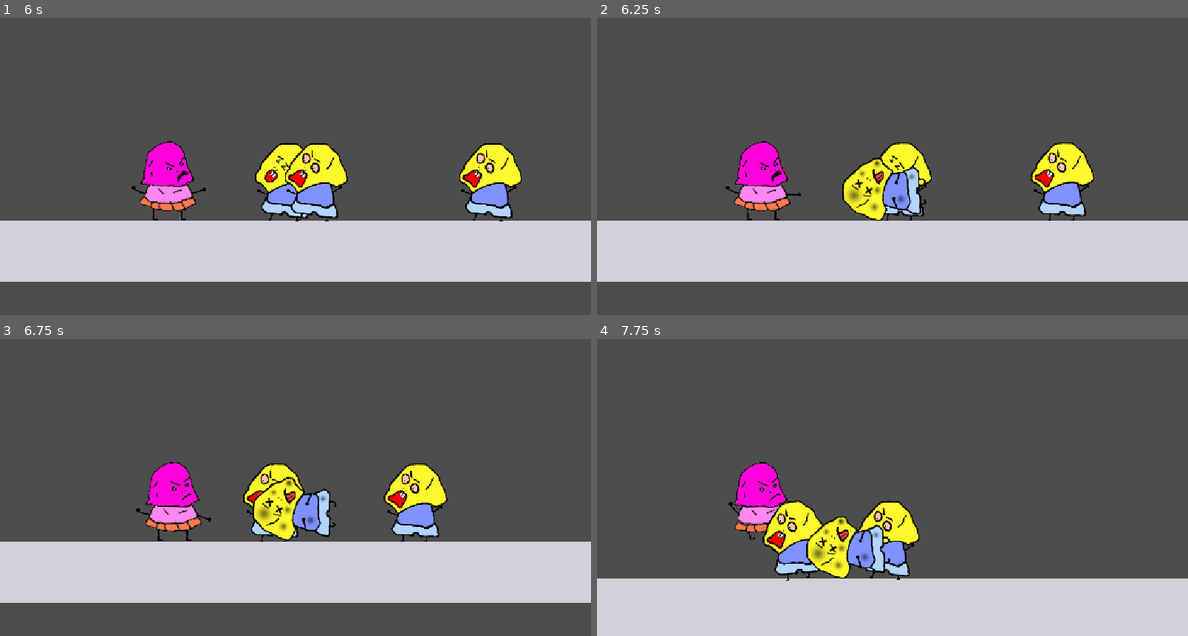
Above: before the commit, frames 1-4 (two rows, left to right).
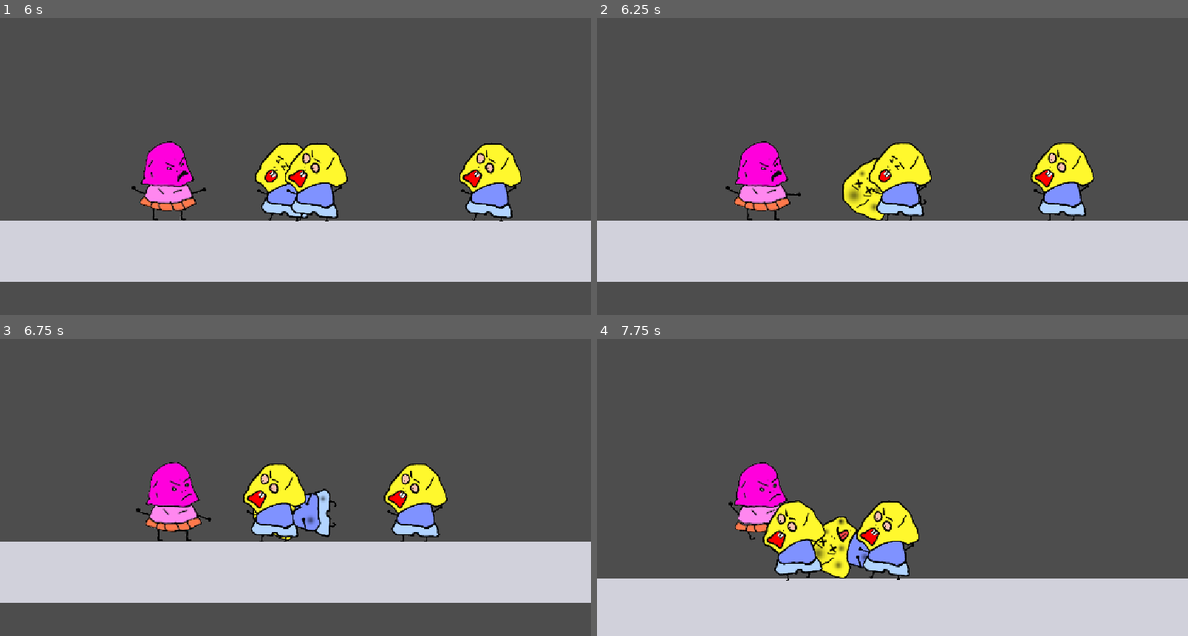
Above: after the commit, the same moments.

Repository: pilum08/For-the-Candy-
Game: Godot game, scene res://main.tscn
Two runs of this game, one before a commit and one after it. Both use one fixed random seed, a clock stepped at 60 frames per second and the inputs below.
Inputs (mouse positions are in pixels of both pictures, inside the frame that each line leads up to):
- Up to frame 1 (6 s): tap Enter at 0.5 s; move the mouse to (265, 216) at 0.52 s; hold D (move_right) 0.53-1.25 s; tap E (interact) every 1.5 s from 0.6 to 5.1 s; click (265, 216) at 0.67 s; tap Space (jump) at 0.77, 1.07, 3.77, 4.07 s; drag from (472, 199) to (177, 225) at 1.27 s; move the mouse to (118, 98) at 2.02 s; hold A (move_left) 2.03-2.75 s; drag from (325, 148) to (384, 205) at 2.77 s; move the mouse to (206, 65) at 3.52 s; hold A (move_left) 3.53-4.25 s; drag from (425, 133) to (206, 65) at 4.27 s; move the mouse to (177, 166) at 5.02 s; hold D (move_right) 5.03-5.75 s; click (177, 166) at 5.17 s; drag from (354, 77) to (525, 187) at 5.77 s
- Up to frame 2 (6.25 s): no input
- Up to frame 3 (6.75 s): move the mouse to (265, 537) at 6.52 s; hold D (move_right) from 6.53 s (still down); tap E (interact) at 6.6 s
- Up to frame 4 (7.75 s): tap Space (jump) at 6.77, 7.07 s; release D (move_right) at 7.25 s; drag from (1069, 520) to (762, 540) at 7.27 s

Frame 1 is identical in both runs. In frame 2, 0.8% of the frame differs, in the area x 46-56%, y 47-67%; in frame 3, 1.0%, in the area x 42-52%, y 46-68%; in frame 4, 0.7%.

Commit message:
«подбор трупа, z-порядок, смерть героя»

Diff:
--- a/Corpse.gd
+++ b/Corpse.gd
@@ -34,6 +34,14 @@
 @export var spin_on_spawn: float = 2.5
 ## Насколько труп кувыркается, когда его бросает игрок (рад/с, в обе стороны).
 @export var throw_spin: float = 3.0
+
+@export_group("Отрисовка")
+## Мировая высота лежащего трупа: его z_index в мире (при z_as_relative = true), пока труп НЕ в
+## руках. Части героя (руки, торс, голова) — z = 0, поэтому -1 = «труп позади Дона» (кисть и ноги
+## героя видны поверх него), а 1 = «труп перед Доном» (труп прикроет и кисть). Задано явно здесь,
+## а не порядком узлов: при равных z порядок решает список детей, и труп оказывался поверх героя
+## только потому, что лежал последним в World, — на это опираться нельзя.
+@export var corpse_world_z: int = -1
 
 @onready var visual: Node2D = $Visual
 @onready var sprite: Sprite2D = $Visual/Sprite
@@ -72,16 +80,16 @@
 ## В руках труп должен выглядеть ровно так же, как на земле, а после броска/опускания — вернуть
 ## этот размер, поэтому он и запоминается, а не берётся из enemy_scale.
 var _saved_global_scale: Vector2 = Vector2.ONE
-## Порядок отрисовки до подбора: z_index, его относительность и «рисоваться за родителем».
-## В руках труп висит в гнезде внутри Visual героя, то есть рисуется деталью его группы, а на
-## земле порядок задаётся этими тремя значениями плюс местом в списке детей родителя — все
-## четыре и возвращаем, чтобы лежащий труп рисовался ровно так же, как до подбора.
-var _saved_z_index: int = 0
+## Отрисовка «как в сцене»: относительность z и «рисоваться за родителем». Снимок делает
+## save_z() (при старте и при подборе), возврат — restore_z(). Сам z в мире НЕ снимок, а явное
+## правило corpse_world_z (см. @export выше): лежащий труп — позади героя, независимо от того,
+## каким по счёту он лежит в World.
 var _saved_z_relative: bool = true
 var _saved_show_behind_parent: bool = false
 ## Место трупа в списке детей родителя до подбора. reparent() кладёт узел в КОНЕЦ списка, а в 2D
-## порядок рисования — это и есть порядок списка, поэтому без этого труп после броска/опускания
-## рисовался бы поверх того, поверх чего он не рисовался.
+## порядок рисования — это и есть порядок списка: возвращаем труп на прежнее место, чтобы не
+## поехал порядок СРЕДИ ТРУПОВ (у всех один и тот же corpse_world_z). На то, кто выше — труп или
+## герой, этот индекс не влияет: это решает corpse_world_z.
 var _saved_home_index: int = -1
 ## Есть ли что возвращать: true от подбора до restore_physics(). Без подбора возвращать нечего —
 ## иначе труп, которого никто не брал, получил бы чужие (нулевые) слои и маски.
@@ -90,6 +98,8 @@
 
 func _ready() -> void:
 	sprite.texture_filter = CanvasItem.TEXTURE_FILTER_NEAREST
+	save_z()      # «как в сцене»: относительность z и «рисоваться за родителем»
+	restore_z()   # и мировой z по явному правилу corpse_world_z (труп на земле — позади героя)
 	_apply_scale()
 
 
@@ -117,9 +127,7 @@
 	_saved_layer = collision_layer
 	_saved_mask = collision_mask
 	_saved_mirror = _mirror
-	_saved_z_index = z_index
-	_saved_z_relative = z_as_relative
-	_saved_show_behind_parent = show_behind_parent
+	save_z()   # отрисовка «как в сцене»: вернуть её будет restore_z() при опускании/броске
 	_saved_home_index = get_index()
 	# Размер и зеркало запоминаем ДО переноса: гнездо лежит внутри Visual героя, то есть после
 	# переноса труп унаследовал бы player_scale и стал бы меньше, чем лежал на земле.
@@ -144,8 +152,10 @@
 	rotation = 0.0
 	scale = Vector2.ONE
 	_mirror = 1.0
-	# В руках у трупа свой порядок отрисовки: он — деталь гнезда в группе героя, поэтому z
-	# берём «как у детали», а не как на земле (иначе труп выпрыгнул бы из-за спины героя).
+	# В руках у трупа свой порядок отрисовки: он — деталь гнезда в группе героя, поэтому z берём
+	# «как у детали» (0), а НЕ мировой corpse_world_z — иначе труп выпрыгнул бы из-за спины героя.
+	# Пока труп в руках, кисти героя подняты (Player.raise_arm_z): кисть задней руки видна поверх
+	# трупа, передняя спрятана. Возврат — Corpse.restore_z (свой z) и Player.restore_z (руки).
 	z_index = 0
 	z_as_relative = true
 	show_behind_parent = false
@@ -179,6 +189,23 @@
 		angular_velocity = randf_range(-throw_spin, throw_spin)
 
 
+## Запомнить отрисовку «как в сцене»: относительность z и «рисоваться за родителем».
+## Зовётся при старте (чтобы снимок был до первого restore_z) и при подборе (pickup).
+func save_z() -> void:
+	_saved_z_relative = z_as_relative
+	_saved_show_behind_parent = show_behind_parent
+
+
+## ЕДИНСТВЕННЫЙ возврат отрисовки на землю: z — явное правило corpse_world_z (лежащий труп
+## позади героя), относительность и «за родителем» — как в сцене. Зовут: опускание (put_down) и
+## бросок (launch) через restore_physics, а также Player.restore_z — чтобы у опускания, броска и
+## смерти это был ровно один и тот же возврат. Идемпотентен: повторный вызов ничего не меняет.
+func restore_z() -> void:
+	z_index = corpse_world_z
+	z_as_relative = _saved_z_relative
+	show_behind_parent = _saved_show_behind_parent
+
+
 ## Возврат трупа из рук в мир: ровно то, что запомнил pickup — родитель, слои, маски, коллизия
 ## и физика (freeze), а вид (масштаб, зеркало, поворот) — как труп лежал на земле.
 ## Зовут и опускание (put_down), и бросок (launch); позицию/скорость задают они.
@@ -190,8 +217,8 @@
 	if _home_parent != null and is_instance_valid(_home_parent):
 		reparent(_home_parent)
 		# reparent() добавляет узел в конец списка детей, а в 2D порядок рисования — это и есть
-		# порядок списка: возвращаем труп на его прежнее место, чтобы на земле он рисовался
-		# ровно так же, как до подбора.
+		# порядок списка: возвращаем труп на прежнее место, чтобы не поехал порядок среди самих
+		# трупов. Кто выше — труп или герой — решает не индекс, а corpse_world_z (см. restore_z).
 		if _saved_home_index >= 0:
 			_home_parent.move_child(self, clampi(_saved_home_index, 0, _home_parent.get_child_count() - 1))
 	_home_parent = null
@@ -201,10 +228,9 @@
 	scale = Vector2.ONE
 	rotation = 0.0
 	_mirror = _saved_mirror
-	# Порядок отрисовки — как до подбора (в руках труп рисовался деталью группы героя).
-	z_index = _saved_z_index
-	z_as_relative = _saved_z_relative
-	show_behind_parent = _saved_show_behind_parent
+	# Порядок отрисовки — снова мировой: z по явному corpse_world_z (лежащий труп позади героя),
+	# а относительность и «за родителем» — как в сцене (в руках труп рисовался деталью группы).
+	restore_z()
 	_apply_scale()
 	# Коллизия гарантированно рабочая: включена, без чужих масштабов (размер формы — в _apply_scale).
 	collider.disabled = false
--- a/Corpse.tscn
+++ b/Corpse.tscn
@@ -14,6 +14,7 @@
 linear_damp = 1.0
 angular_damp = 4.0
 script = ExtResource("1_corpse")
+corpse_world_z = -1
 
 [node name="Collider" type="CollisionShape2D" parent="."]
 position = Vector2(4.83, -39.9)
--- a/Player.gd
+++ b/Player.gd
@@ -286,8 +286,8 @@
 ## ЛКМ уже потрачена броском: пока кнопку не отпустят, выстрела не будет. Иначе то самое
 ## нажатие, которым бросили труп, следующим кадром создаёт снаряд (ЛКМ-то ещё зажата).
 var _shoot_consumed: bool = false
-## Порядок отрисовки рук на время переноски трупа: снимок «как было до подбора», чтобы
-## вернуть ровно его (см. _raise_arms_over_corpse / _restore_arm_order).
+## Порядок отрисовки рук на время переноски трупа: снимок «как было до подбора» (save_z),
+## возврат — одним методом restore_z() при опускании, броске и смерти.
 var _arm_order_saved: bool = false
 var _arm_front_visible: bool = true
 var _arm_front_z: int = 0
@@ -455,7 +455,7 @@
 func _interact() -> void:
 	if _carried != null and not is_instance_valid(_carried):
 		_carried = null   # труп исчез из мира — руки снова пусты
-		_restore_arm_order()   # и порядок рук тоже: вернуть его тут больше негде
+		restore_z()       # и порядок рук тоже: вернуть его тут больше негде
 	if _carried != null:
 		_drop_corpse()
 		return
@@ -463,7 +463,8 @@
 	if corpse != null:
 		_carried = corpse
 		corpse.pickup(self, carried_scale_mult)
-		_raise_arms_over_corpse()
+		save_z()        # порядок рук «как было» — вернуть его сможет restore_z
+		raise_arm_z()   # и кисти над трупом, пока is_carrying = true
 
 
 ## Ближайший труп из группы "corpses", попавший в PickupZone (её форму см. _apply_art_scale).
@@ -484,8 +485,8 @@
 ## Опускаем труп на землю перед собой (E второй раз) и слегка толкаем вперёд.
 func _drop_corpse() -> void:
 	var corpse := _carried
-	_carried = null
-	_restore_arm_order()   # труп снова на земле — руки возвращаем в порядок до подбора
+	_carried = null        # руки пусты: с этого момента подъём кистей запрещён
+	restore_z(corpse)      # один возврат: руки из снимка + труп по своему corpse_world_z
 	if corpse == null:
 		return
 	var s := maxf(art_scale, 0.01) * maxf(player_scale, 0.01)
@@ -497,8 +498,8 @@
 ## Бросок по дуге в сторону курсора: рука дёргается назад (как отдача), дальше труп летит сам.
 func _throw_corpse() -> void:
 	var corpse := _carried
-	_carried = null
-	_restore_arm_order()   # труп полетел — руки возвращаем в порядок до подбора
+	_carried = null        # руки пусты: с этого момента подъём кистей запрещён
+	restore_z(corpse)      # один возврат: руки из снимка + труп по своему corpse_world_z
 	if corpse == null:
 		return
 	_recoil_timer = recoil_time   # рывок передней руки, без плавности (см. _recoil_angle)
@@ -513,26 +514,43 @@
 
 
 # ============================================================================
-# ПОРЯДОК ОТРИСОВКИ РУК ПРИ ПЕРЕНОСКЕ
-# ============================================================================
-## z_index кистей, пока труп в руках: труп в гнезде рисуется над торсом и юбкой, но под
-## руками и головой, поэтому кисти надо поднять — тогда видна кисть задней руки, а
-## передняя рука (та, что со стороны взгляда) прячется целиком.
+# ПОРЯДОК ОТРИСОВКИ РУК И ТРУПА ПРИ ПЕРЕНОСКЕ
+# ============================================================================
+## Явная шкала z. В сценах z нигде не выставлен (все узлы = 0), а при равных z порядок решает
+## список детей — на этот побочный эффект иерархии НЕ опираемся:
+##   труп на земле      → Corpse.corpse_world_z (-1): лежащий труп позади героя, кисть и ноги
+##                        героя видны поверх него; хочешь труп впереди — поставь там 1;
+##   герой и его части  → 0 (руки, торс, голова — как в сцене, ничего не трогаем);
+##   труп в руках       → 0 внутри гнезда Visual/Body/CarryPoint, между юбкой и головой;
+##   кисти в переноске  → ARMS_OVER_CORPSE_Z (+1): кисть задней руки видна поверх трупа.
+## Снимок «как было» — один раз при подборе (save_z), возврат — одним методом restore_z() при
+## опускании (E), броске (ЛКМ) и смерти (die). Каждый кадр из _carried порядок НЕ выводится:
+## иначе он разъезжается с тем, где труп на самом деле, и рука остаётся поверх трупа на земле.
 const ARMS_OVER_CORPSE_Z := 1
 
 
-## Взяли труп: снимаем порядок рук «как было до подбора» и поднимаем кисти над трупом.
-## Снимок делается ровно один раз — при подборе, а возвращается при опускании/броске:
-## порядок отрисовки нельзя выводить каждый кадр из _carried, иначе он разъезжается с тем,
-## где труп на самом деле, и рука остаётся поверх трупа, лежащего на земле.
-func _raise_arms_over_corpse() -> void:
-	if not _arm_order_saved:
-		_arm_front_visible = arm_front.visible
-		_arm_front_z = arm_front.z_index
-		_arm_front_z_relative = arm_front.z_as_relative
-		_arm_back_z = arm_back.z_index
-		_arm_back_z_relative = arm_back.z_as_relative
-		_arm_order_saved = true
+## Запомнить порядок рук «как было до подбора»: что показывать, z и его относительность.
+## Зовётся ровно один раз — в момент подбора, вместе с Corpse.pickup (труп снимает свои
+## значения сам, см. Corpse.save_z).
+func save_z() -> void:
+	if _arm_order_saved:
+		return
+	_arm_front_visible = arm_front.visible
+	_arm_front_z = arm_front.z_index
+	_arm_front_z_relative = arm_front.z_as_relative
+	_arm_back_z = arm_back.z_index
+	_arm_back_z_relative = arm_back.z_as_relative
+	_arm_order_saved = true
+
+
+## Поднять кисти над трупом в руках: труп в гнезде рисуется над торсом и юбкой, но под руками и
+## головой, поэтому кисти надо поднять — тогда видна кисть задней руки, а передняя рука (та, что
+## со стороны взгляда) прячется целиком.
+## Пока is_carrying = false, метод молчит: «навсегда поверх» быть не должно.
+func raise_arm_z() -> void:
+	if not is_carrying:
+		return
+	save_z()
 	arm_front.visible = false
 	# z_as_relative = true: поднятие считается от группы героя, то есть «выше всего, что
 	# рисуется вместе с ним», а не «на 1 выше уровня земли».
@@ -542,9 +560,13 @@
 	arm_back.z_as_relative = true
 
 
-## Опустили/бросили труп (или он исчез из мира): возвращаем рукам ровно тот порядок и
-## видимость, что были до подбора. Без снимка ничего не делаем — возвращать нечего.
-func _restore_arm_order() -> void:
+## ЕДИНСТВЕННЫЙ возврат порядка отрисовки — руки и труп одним вызовом. Труп возвращает свой
+## мировой z сам (Corpse.restore_z: явное corpse_world_z), но зовём его отсюда, чтобы у
+## опускания, броска и смерти был ровно один и тот же путь. Без снимка рук ничего не делаем —
+## возвращать нечего.
+func restore_z(corpse: CorpseScript = null) -> void:
+	if corpse != null and is_instance_valid(corpse):
+		corpse.restore_z()
 	if not _arm_order_saved:
 		return
 	arm_front.visible = _arm_front_visible
@@ -632,11 +654,12 @@
 		return            # защита от двойного вызова: шипы + враг в одном кадре и т. п.
 	is_dead = true
 	velocity = Vector2.ZERO
-	# Руки разжимаются насовсем: труп опускается рядом, а скрытая передняя рука возвращается
-	# явно — ниже выключается _process, и поставить порядок рук больше некому.
+	# Руки разжимаются насовсем: _drop_corpse() уже вернул и труп, и кисти; вызов ниже — на случай
+	# смерти с пустыми руками (без снимка он молчит) и он же явно показывает скрытую переднюю руку:
+	# дальше выключается _process, и поставить порядок рук больше некому.
 	if _carried != null:
 		_drop_corpse()
-	_restore_arm_order()
+	restore_z()
 	_apply_art_scale()
 	set_physics_process(false)   # движение выключено
 	set_process(false)           # ввод/прицел/анимация выключены
@@ -675,7 +698,7 @@
 	# поэтому тут только позиция (база из сцены плюс подстройка экспортами).
 	carry_point.position = _carry_base + Vector2(carry_offset_x, carry_offset_y)
 	# Порядок отрисовки рук тут НЕ трогаем: он меняется только в момент подбора и возврата
-	# трупа (см. _raise_arms_over_corpse / _restore_arm_order). Выводить его каждый кадр из
+	# трупа (см. save_z / raise_arm_z / restore_z). Выводить его каждый кадр из
 	# _carried нельзя: если руки приподняты, а труп на самом деле лежит на земле, рука
 	# окажется нарисованной поверх трупа — как раз то, что и было.
 	if is_equal_approx(_applied_art_scale, s):
Not shown, added: .clinerules
